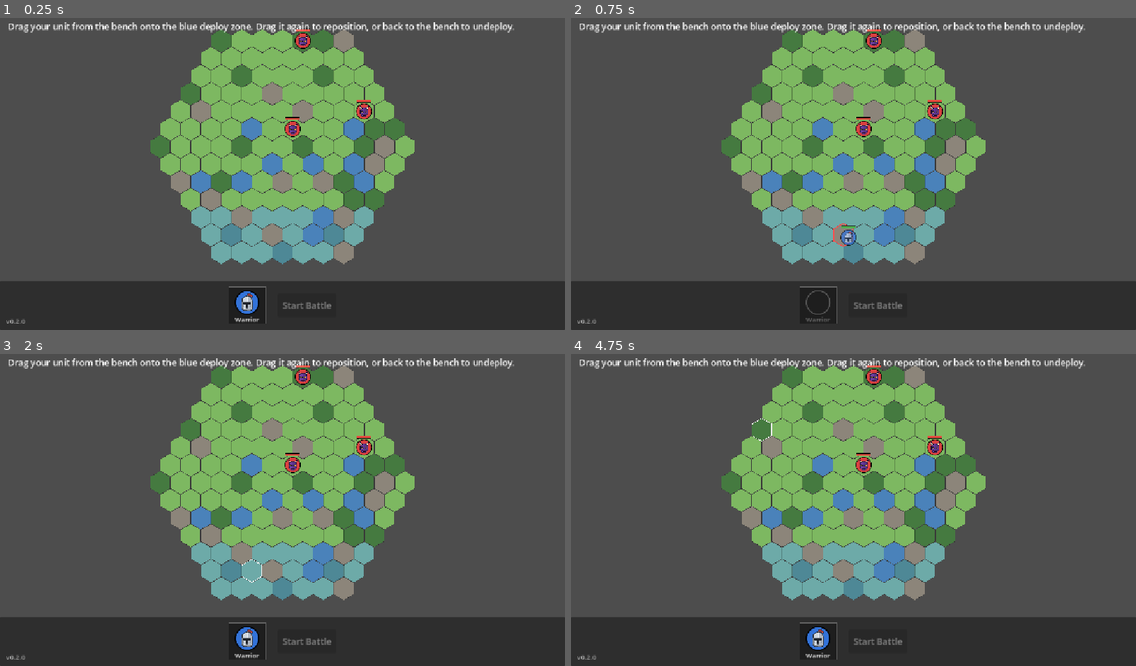
Above: before the commit, frames 1-4 (two rows, left to right).
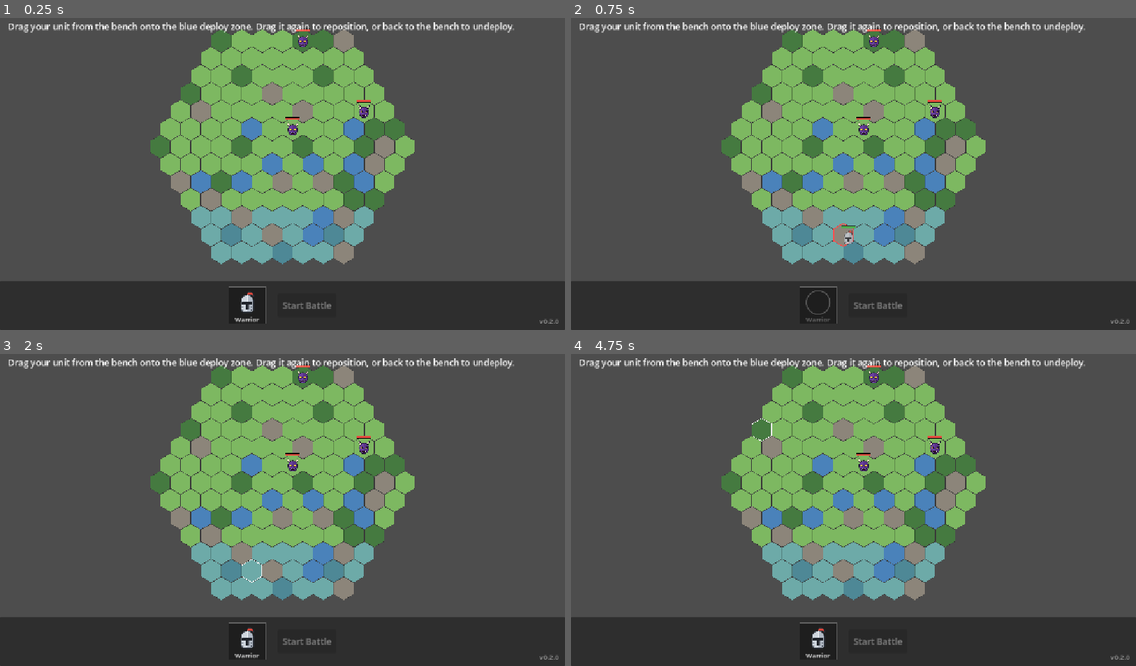
Above: after the commit, the same moments.

Repository: derek-chou/chess
Game: Godot game, scene res://scenes/Main.tscn
Two runs of this game, one before a commit and one after it. Both use one fixed random seed, a clock stepped at 60 frames per second and the inputs below.
Inputs (mouse positions are in pixels of both pictures, inside the frame that each line leads up to):
- Up to frame 1 (0.25 s): no input
- Up to frame 2 (0.75 s): tap Enter at 0.5 s; drag from (819, 305) to (910, 102) at 0.52 s
- Up to frame 3 (2 s): drag from (169, 522) to (254, 569) at 1.27 s
- Up to frame 4 (4.75 s): tap Space at 2, 3.5 s; move the mouse to (910, 438) at 2.02 s; click (910, 438) at 2.17 s; tap Enter at 2.75, 4.25 s; drag from (825, 569) to (684, 460) at 2.77 s; move the mouse to (1023, 553) at 3.52 s; click (1023, 553) at 3.67 s; drag from (684, 460) to (768, 428) at 4.27 s

The runs differ from the first frame. In frame 1, 0.6% of the frame differs, in the area x 1-99%, y 4-98%; in frame 2, 0.4%; in frame 3, 0.6%; in frame 4, 0.6%.

Commit message:
版號移至右下角；移除單位外圓框，只顯示圖示

Diff:
--- a/scenes/Main.tscn
+++ b/scenes/Main.tscn
@@ -65,17 +65,21 @@
 
 [node name="VersionLabel" type="Label" parent="UI"]
 modulate = Color(1, 1, 1, 0.6)
-anchors_preset = 2
+anchors_preset = 3
+anchor_left = 1.0
 anchor_top = 1.0
+anchor_right = 1.0
 anchor_bottom = 1.0
-offset_left = 12.0
+offset_left = -212.0
 offset_top = -32.0
-offset_right = 212.0
+offset_right = -12.0
 offset_bottom = -8.0
+grow_horizontal = 0
 grow_vertical = 0
 mouse_filter = 2
 theme_override_font_sizes/font_size = 14
 text = "v0.0.0"
+horizontal_alignment = 2
 vertical_alignment = 2
 
 [node name="GameOver" type="Control" parent="UI"]
--- a/scripts/bench_slot.gd
+++ b/scripts/bench_slot.gd
@@ -9,7 +9,6 @@
 
 var roster_index: int = -1
 var unit_name: String = ""
-var team_color: Color = Color.WHITE
 var icon: Texture2D
 var available: bool = true:
 	set(value):
@@ -34,10 +33,8 @@
 	draw_rect(rect, Color(1, 1, 1, 0.3), false, 1.0)
 	var center := size / 2.0 - Vector2(0, 6)
 	if available:
-		draw_circle(center, 24.0, team_color)
-		draw_arc(center, 24.0, 0, TAU, 32, Color.BLACK, 2.0, true)
 		if icon:
-			draw_texture_rect(icon, Rect2(center - Vector2(20, 20), Vector2(40, 40)), false)
+			draw_texture_rect(icon, Rect2(center - Vector2(24, 24), Vector2(48, 48)), false)
 	else:
 		draw_arc(center, 24.0, 0, TAU, 32, Color(1, 1, 1, 0.25), 2.0, true)
 	var font := get_theme_default_font()
--- a/scripts/main.gd
+++ b/scripts/main.gd
@@ -47,9 +47,9 @@
 ## 佈署區為地圖最下方幾列
 const DEPLOY_ROWS := 3
 const ENEMY_COUNT := 3
-const ENEMY_STATS := {"name": "Enemy", "icon": preload("res://icons/monster.svg"), "color": Color(0.85, 0.25, 0.25), "move_range": 3, "max_hp": 12, "attack": 4, "crit_chance": 0.1}
+const ENEMY_STATS := {"name": "Enemy", "icon": preload("res://icons/monster.svg"), "move_range": 3, "max_hp": 12, "attack": 4, "crit_chance": 0.1}
 const PLAYER_ROSTER := [
-	{"name": "Warrior", "icon": preload("res://icons/warrior.svg"), "color": Color(0.2, 0.45, 0.85), "move_range": 3, "max_hp": 30, "attack": 6, "crit_chance": 0.2},
+	{"name": "Warrior", "icon": preload("res://icons/warrior.svg"), "move_range": 3, "max_hp": 30, "attack": 6, "crit_chance": 0.2},
 ]
 ## 佈署階段將鏡頭縮小，讓整張地圖與佈署欄同時可見
 const DEPLOY_ZOOM := 0.6
@@ -79,7 +79,6 @@
 func _create_unit(stats: Dictionary) -> Unit:
 	var unit := UnitScene.instantiate() as Unit
 	unit.unit_name = stats["name"]
-	unit.team_color = stats["color"]
 	unit.icon = stats["icon"]
 	unit.move_range = stats["move_range"]
 	unit.max_hp = stats["max_hp"]
@@ -92,7 +91,6 @@
 		var slot := BenchSlot.new()
 		slot.roster_index = i
 		slot.unit_name = PLAYER_ROSTER[i]["name"]
-		slot.team_color = PLAYER_ROSTER[i]["color"]
 		slot.icon = PLAYER_ROSTER[i]["icon"]
 		slot.drag_requested.connect(_on_slot_drag_requested)
 		bench_slots.add_child(slot)
--- a/scripts/unit.gd
+++ b/scripts/unit.gd
@@ -7,7 +7,6 @@
 @export var attack: int = 3
 ## 爆擊機率（0~1）
 @export_range(0.0, 1.0) var crit_chance: float = 0.0
-@export var team_color: Color = Color(0.2, 0.45, 0.85)
 @export var radius: float = 26.0
 @export var is_enemy: bool = false
 @export var icon: Texture2D
@@ -40,11 +39,9 @@
 	return hp <= 0
 
 func _draw() -> void:
-	# 已結束行動的單位以暗色顯示
-	draw_circle(Vector2.ZERO, radius, team_color.darkened(0.5) if has_acted else team_color)
-	draw_arc(Vector2.ZERO, radius, 0, TAU, 32, Color.BLACK, 2.0, true)
 	if icon:
-		var icon_size := Vector2.ONE * radius * 1.7
+		var icon_size := Vector2.ONE * radius * 2.0
+		# 已結束行動的單位以暗色顯示
 		var tint := Color(0.5, 0.5, 0.5) if has_acted else Color.WHITE
 		draw_texture_rect(icon, Rect2(-icon_size / 2.0, icon_size), false, tint)
 	_draw_hp_bar()
